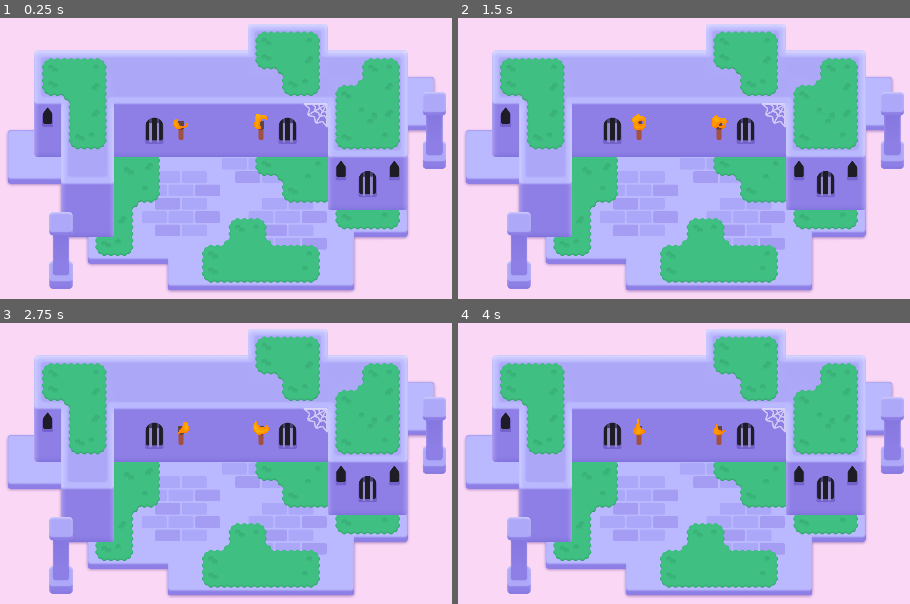
Above: before the commit, frames 1-4 (two rows, left to right).
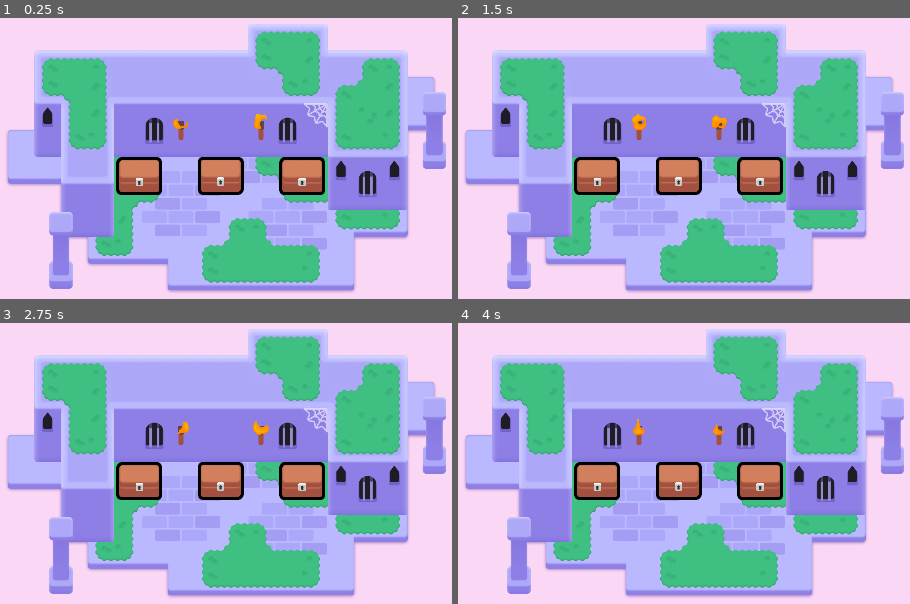
Above: after the commit, the same moments.

Repository: BombyDee/2d-GameDev-Course
Game: Godot game, scene res://lessons/mini_dungeon.tscn
Same seed, same stepped clock (60 frames per second), same inputs: the game is played once before the commit and once after it.
Inputs (mouse positions are in pixels of both pictures, inside the frame that each line leads up to):
- Up to frame 1 (0.25 s): no input
- Up to frame 2 (1.5 s): tap Enter at 0.5 s; move the mouse to (855, 152) at 0.52 s; press the mouse at (855, 152) at 0.53 s; hold D (move_right) 0.53-1.28 s; tap Space at 0.77 s; move the mouse to (516, 197) at 1.27 s; release the mouse at (516, 197) at 1.28 s; hold S (move_down) from 1.28 s (still down); right-click (516, 197) at 1.35 s; click (516, 197) at 1.42 s
- Up to frame 3 (2.75 s): tap Space at 1.52 s; move the mouse to (302, 382) at 2.02 s; release S (move_down) at 2.03 s; hold D (move_right) from 2.03 s (still down); tap Z at 2.1 s; click (302, 382) at 2.17 s
- Up to frame 4 (4 s): move the mouse to (638, 570) at 2.77 s; release D (move_right) at 2.78 s; hold W (move_up) 2.78-3.53 s; click (638, 570) at 2.85 s; tap Space at 3.02, 3.77 s; move the mouse to (outside the picture) at 3.52 s; hold A (move_left) from 3.53 s (still down); hold Right mouse button (right_click) from 3.53 s (still down); click (outside the picture) at 3.67 s

The runs differ from the first frame. In frame 1, 4.1% of the frame differs, in the area x 25-72%, y 49-63%; in frame 2, 4.1%; in frame 3, 4.1%; in frame 4, 4.1%.

Commit message:
L3. The Outline Thickens

Diff:
--- /dev/null
+++ b/M06.looting_workbook/lessons/chest/chest.gd
@@ -0,0 +1,19 @@
+extends Area2D
+
+@onready var canvas_group = $CanvasGroup
+
+func _ready() -> void:
+	mouse_entered.connect(_on_mouse_entered)
+	mouse_exited.connect(_on_mouse_exited)
+	canvas_group.material.set_shader_parameter("line_thickness", 3.0)
+
+func set_outline_thickness(new_thickness: float) -> void:
+	canvas_group.material.set_shader_parameter("line_thickness", new_thickness)
+
+func _on_mouse_entered() -> void:
+	var tween := create_tween()
+	tween.tween_method(set_outline_thickness, 3.0, 6.0, 0.08)
+
+func _on_mouse_exited() -> void:
+	var tween := create_tween()
+	tween.tween_method(set_outline_thickness, 6.0, 3.0, 0.08)
--- a/M06.looting_workbook/lessons/chest/chest.tscn
+++ b/M06.looting_workbook/lessons/chest/chest.tscn
@@ -1,5 +1,6 @@
-[gd_scene load_steps=7 format=3 uid="uid://b2rpb7kcjeenx"]
+[gd_scene load_steps=8 format=3 uid="uid://b2rpb7kcjeenx"]
 
+[ext_resource type="Script" path="res://lessons/chest/chest.gd" id="1_bhtye"]
 [ext_resource type="Shader" path="res://lessons/chest/group_outline.gdshader" id="1_h8u60"]
 [ext_resource type="Texture2D" uid="uid://c3hwsm5ugp8qw" path="res://lessons/chest/bottom.png" id="2_aroww"]
 [ext_resource type="Texture2D" uid="uid://bnem1cahhoxdk" path="res://lessons/chest/top.png" id="3_7sv6p"]
@@ -9,12 +10,14 @@
 size = Vector2(96, 78)
 
 [sub_resource type="ShaderMaterial" id="ShaderMaterial_66kwv"]
+resource_local_to_scene = true
 shader = ExtResource("1_h8u60")
 shader_parameter/line_color = Color(0, 0, 0, 1)
 shader_parameter/line_thickness = 20.0
 shader_parameter/viewport_scale = Vector2(1, 1)
 
 [node name="Chest" type="Area2D"]
+script = ExtResource("1_bhtye")
 
 [node name="CollisionShape2D" type="CollisionShape2D" parent="."]
 visible = false
--- a/M06.looting_workbook/lessons/mini_dungeon.tscn
+++ b/M06.looting_workbook/lessons/mini_dungeon.tscn
@@ -6,6 +6,7 @@
 [ext_resource type="Texture2D" uid="uid://c1rgncfgjxefj" path="res://assets/dungeon/pillar.png" id="4_gq228"]
 [ext_resource type="Texture2D" uid="uid://l0y1k1obencd" path="res://assets/dungeon/spider_web.png" id="5_ywba7"]
 [ext_resource type="PackedScene" uid="uid://eundh35r605v" path="res://assets/torch/torch.tscn" id="6_fokey"]
+[ext_resource type="PackedScene" uid="uid://b2rpb7kcjeenx" path="res://lessons/chest/chest.tscn" id="7_s25mr"]
 
 [sub_resource type="TileSetAtlasSource" id="TileSetAtlasSource_6s4s5"]
 texture = ExtResource("1_sym7n")
@@ -321,3 +322,12 @@
 mouse_filter = 2
 color = Color(0.977546, 0.842183, 0.960847, 1)
 metadata/_edit_lock_ = true
+
+[node name="Chest" parent="." instance=ExtResource("7_s25mr")]
+position = Vector2(575, 277)
+
+[node name="Chest2" parent="." instance=ExtResource("7_s25mr")]
+position = Vector2(380, 278)
+
+[node name="Chest3" parent="." instance=ExtResource("7_s25mr")]
+position = Vector2(771, 278)
--- a/M06.looting_workbook/practices/L3.P1.hover_the_balloon/balloon_hover.gd
+++ b/M06.looting_workbook/practices/L3.P1.hover_the_balloon/balloon_hover.gd
@@ -5,6 +5,8 @@
 
 
 func _ready() -> void:
+	mouse_entered.connect(_on_mouse_entered)
+	mouse_exited.connect(_on_mouse_exited)
 	set_outline_thickness(5.0)
 
 
@@ -14,8 +16,12 @@
 
 
 func _on_mouse_entered() -> void:
-	pass
+	var tween := create_tween()
+	tween.tween_method(set_outline_thickness, 5.0, 10.0, 0.08)
+	canvas_group.material.set_shader_parameter("line_thickness", 10.0)
 
 
 func _on_mouse_exited() -> void:
-	pass
+	var tween := create_tween()
+	tween.tween_method(set_outline_thickness, 10.0, 5.0, 0.08)
+	canvas_group.material.set_shader_parameter("line_thickness", 5.0)
--- a/M06.looting_workbook/practices/L3.P1.hover_the_balloon/balloon_hover.tscn
+++ b/M06.looting_workbook/practices/L3.P1.hover_the_balloon/balloon_hover.tscn
@@ -1,24 +1,32 @@
-[gd_scene load_steps=5 format=3]
+[gd_scene load_steps=7 format=3 uid="uid://d1lma1lkmvsum"]
 
-[ext_resource type="Script" path="res://practices/L3.P1.hover_the_balloon/balloon_hover.gd" id="1_vlnte"]
-[ext_resource type="Texture2D" path="res://practices/L3.P1.hover_the_balloon/balloon_tail.png" id="2_vuggf"]
-[ext_resource type="Texture2D" path="res://practices/L3.P1.hover_the_balloon/balloon_top.png" id="3_ora8m"]
+[ext_resource type="Script" path="res://practices/L3.P1.hover_the_balloon/balloon_hover.gd" id="1_e81m2"]
+[ext_resource type="Shader" path="res://practices/L3.P1.hover_the_balloon/group_outline.gdshader" id="2_bx6hs"]
+[ext_resource type="Texture2D" uid="uid://cf487car4l5gm" path="res://practices/L3.P1.hover_the_balloon/balloon_tail.png" id="2_vuggf"]
+[ext_resource type="Texture2D" uid="uid://b1adpk1vpdh7r" path="res://practices/L3.P1.hover_the_balloon/balloon_top.png" id="3_ora8m"]
 
 [sub_resource type="CapsuleShape2D" id="CapsuleShape2D_cs4t6"]
 radius = 47.0
 height = 166.0
 
+[sub_resource type="ShaderMaterial" id="ShaderMaterial_j4rwx"]
+shader = ExtResource("2_bx6hs")
+shader_parameter/line_color = Color(0, 0, 0, 1)
+shader_parameter/line_thickness = 4.0
+shader_parameter/viewport_scale = Vector2(1, 1)
+
 [node name="BalloonHover" type="Area2D"]
 position = Vector2(960, 540)
 collision_layer = 2
 collision_mask = 0
-script = ExtResource("1_vlnte")
+script = ExtResource("1_e81m2")
 
 [node name="CollisionShape2D" type="CollisionShape2D" parent="."]
 position = Vector2(0, -16)
 shape = SubResource("CapsuleShape2D_cs4t6")
 
 [node name="CanvasGroup" type="CanvasGroup" parent="."]
+material = SubResource("ShaderMaterial_j4rwx")
 position = Vector2(0, 33)
 
 [node name="Tail" type="Sprite2D" parent="CanvasGroup"]
--- a/M06.looting_workbook/practices/L3.P1.hover_the_balloon/hover_the_balloon.tscn
+++ b/M06.looting_workbook/practices/L3.P1.hover_the_balloon/hover_the_balloon.tscn
@@ -1,16 +1,11 @@
-[gd_scene load_steps=3 format=3]
+[gd_scene load_steps=2 format=3 uid="uid://db0p4juu25k4m"]
 
-[ext_resource type="PackedScene" path="res://practices/L3.P1.hover_the_balloon/balloon_hover.tscn" id="1_biewv"]
-[ext_resource type="Script" path="res://practices/L3.P1.hover_the_balloon/balloon_hover.gd" id="2_mo74b"]
+[ext_resource type="PackedScene" uid="uid://d1lma1lkmvsum" path="res://practices/L3.P1.hover_the_balloon/balloon_hover.tscn" id="1_0eihf"]
 
 [node name="HoverTheBalloon" type="Node2D"]
 metadata/_edit_horizontal_guides_ = []
 
-[node name="BalloonHover" type="Area2D" parent="." instance=ExtResource("1_biewv")]
-position = Vector2(960, 540)
-collision_layer = 2
-collision_mask = 0
-script = ExtResource("2_mo74b")
+[node name="BalloonHover" parent="." instance=ExtResource("1_0eihf")]
 
 [node name="ExtraVisuals" type="Node" parent="."]
 
--- a/M06.looting_workbook/practices/L3.P2.sting_the_balloon/balloon_sting.gd
+++ b/M06.looting_workbook/practices/L3.P2.sting_the_balloon/balloon_sting.gd
@@ -2,8 +2,9 @@
 
 
 func _ready() -> void:
-	pass
+	mouse_entered.connect(_on_mouse_entered)
+
 
 
 func _on_mouse_entered() -> void:
-	pass
+	queue_free()
--- a/M06.looting_workbook/practices/L3.P2.sting_the_balloon/sting_the_balloon.tscn
+++ b/M06.looting_workbook/practices/L3.P2.sting_the_balloon/sting_the_balloon.tscn
@@ -1,16 +1,11 @@
-[gd_scene load_steps=3 format=3]
+[gd_scene load_steps=2 format=3 uid="uid://bsk0m371p3gkk"]
 
 [ext_resource type="PackedScene" path="res://practices/L3.P2.sting_the_balloon/balloon_sting.tscn" id="1_cq1j7"]
-[ext_resource type="Script" path="res://practices/L3.P2.sting_the_balloon/balloon_sting.gd" id="2_hngyr"]
 
 [node name="StingTheBalloon" type="Node2D"]
 metadata/_edit_horizontal_guides_ = []
 
-[node name="BalloonSting" type="Area2D" parent="." instance=ExtResource("1_cq1j7")]
-position = Vector2(960, 540)
-collision_layer = 2
-collision_mask = 0
-script = ExtResource("2_hngyr")
+[node name="BalloonSting" parent="." instance=ExtResource("1_cq1j7")]
 
 [node name="ExtraVisuals" type="Node" parent="."]
 
--- a/M06.looting_workbook/project.godot
+++ b/M06.looting_workbook/project.godot
@@ -16,6 +16,11 @@
 config/features=PackedStringArray("4.2", "Forward Plus")
 config/icon="res://icon_looting.png"
 
+[autoload]
+
+UITestPanel="*res://addons/gdquest_practice_framework/tester/ui_test_panel.tscn"
+Metadata="*res://addons/gdquest_practice_framework/practice_solutions/metadata.gd"
+
 [display]
 
 window/size/viewport_width=1920
@@ -24,6 +29,10 @@
 window/size/window_width_override=1152
 window/size/window_height_override=648
 window/stretch/mode="canvas_items"
+
+[editor_plugins]
+
+enabled=PackedStringArray("res://addons/gdquest_practice_framework/plugin.cfg")
 
 [input]
 
Not shown: 1 places in M06.looting_workbook/lessons/mini_dungeon.tscn that only renumber resources
